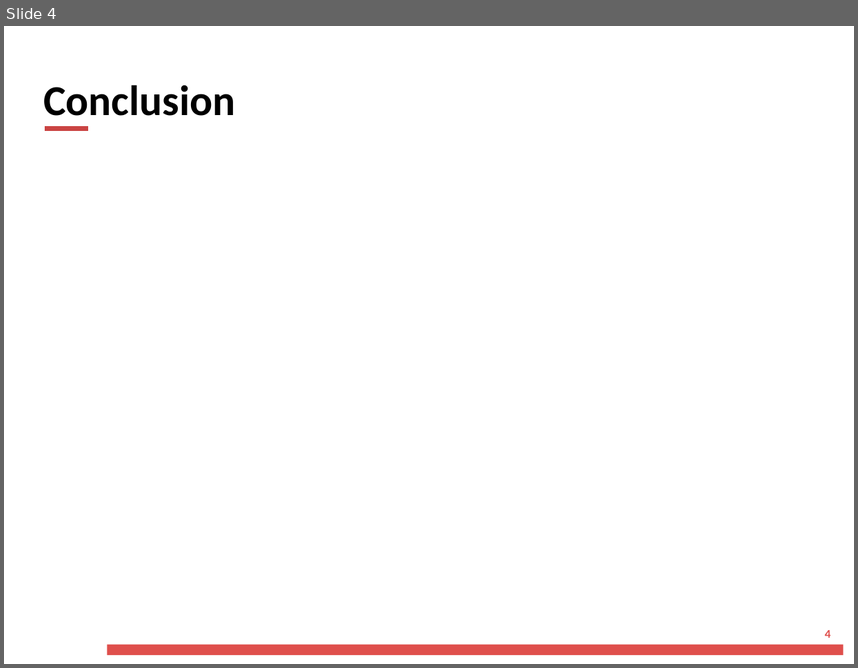
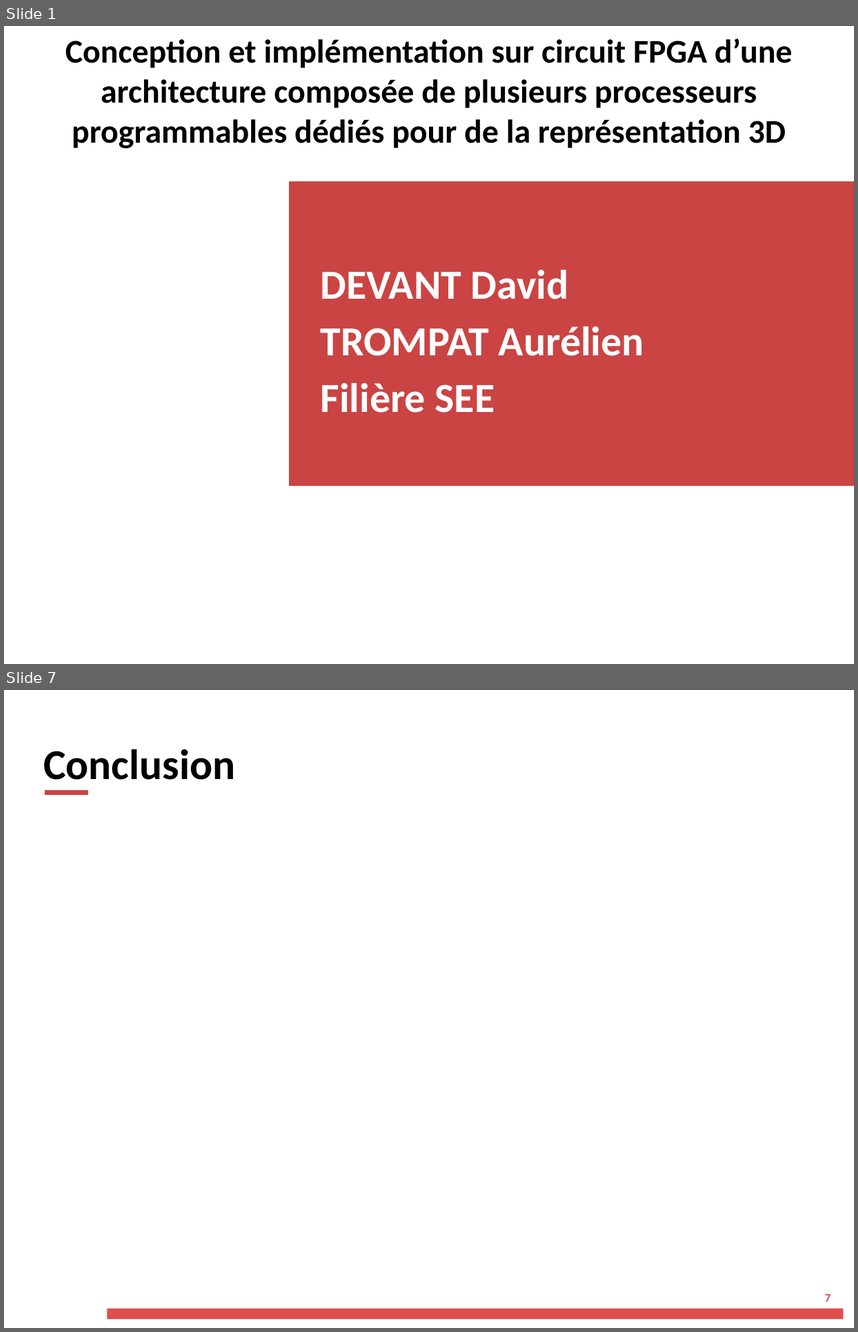
Before and after one commit to Devdevdavid/ProceXeirb, a slide deck: doc/Présentation_SoireePartenaireEMK.pptx. Shown one above the other, each under a label of ours: slide 4 before the commit, slides 1 and 7 after it; the slides between them are not shown. The pictures are 858x668 and 858x1332 pixels, drawn with LibreOffice and Linux fonts; fonts in the diff are those of the drawing; background and template pictures are left out. Boxes give left, top, right and bottom in pixels: in the first picture for what was removed or moved away, otherwise in the second. Text is boxed around its words. In the diff, an @@ line names an element or a change of style, - is before the commit and + after.

```diff
--- a/doc/Présentation_SoireePartenaireEMK.pptx
+++ b/doc/Présentation_SoireePartenaireEMK.pptx
@@ slide 1 added at (x1=4, y1=26, x2=854, y2=664), background #FFFFFF @@
@@ text added at (x1=65, y1=38, x2=793, y2=148), 28 pt, text #000000, bold @@
+Conception et implémentation sur circuit FPGA d’une architecture composée de plusieurs processeurs programmables dédiés pour de la représentation 3D
@@ rectangle added at (x1=290, y1=181, x2=854, y2=485), fill #CA4443, outline #CA4443 0.5 pt @@
@@ text added at (x1=321, y1=270, x2=644, y2=412), 35 pt, text #FFFFFF, bold @@
+DEVANT David
+TROMPAT Aurélien
+Filière SEE
@@ what was slide 4 is now slide 7 @@
@@ page number at (x1=825, y1=1294, x2=831, y2=1301): text changed @@
-4
+7
```
Also in this commit, not shown: 3 slides changed, 3 other slides added, 1 slide removed, 7 other files.
